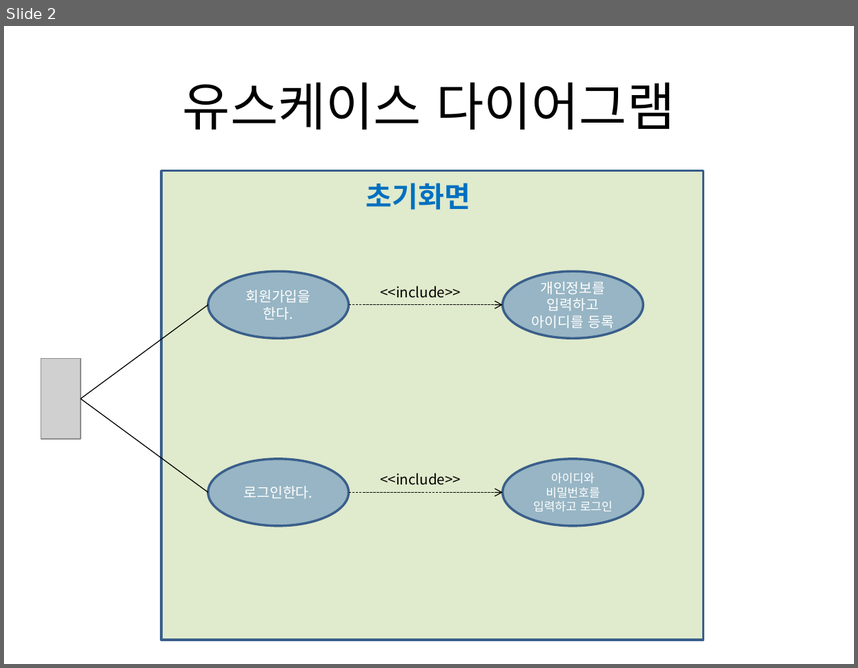
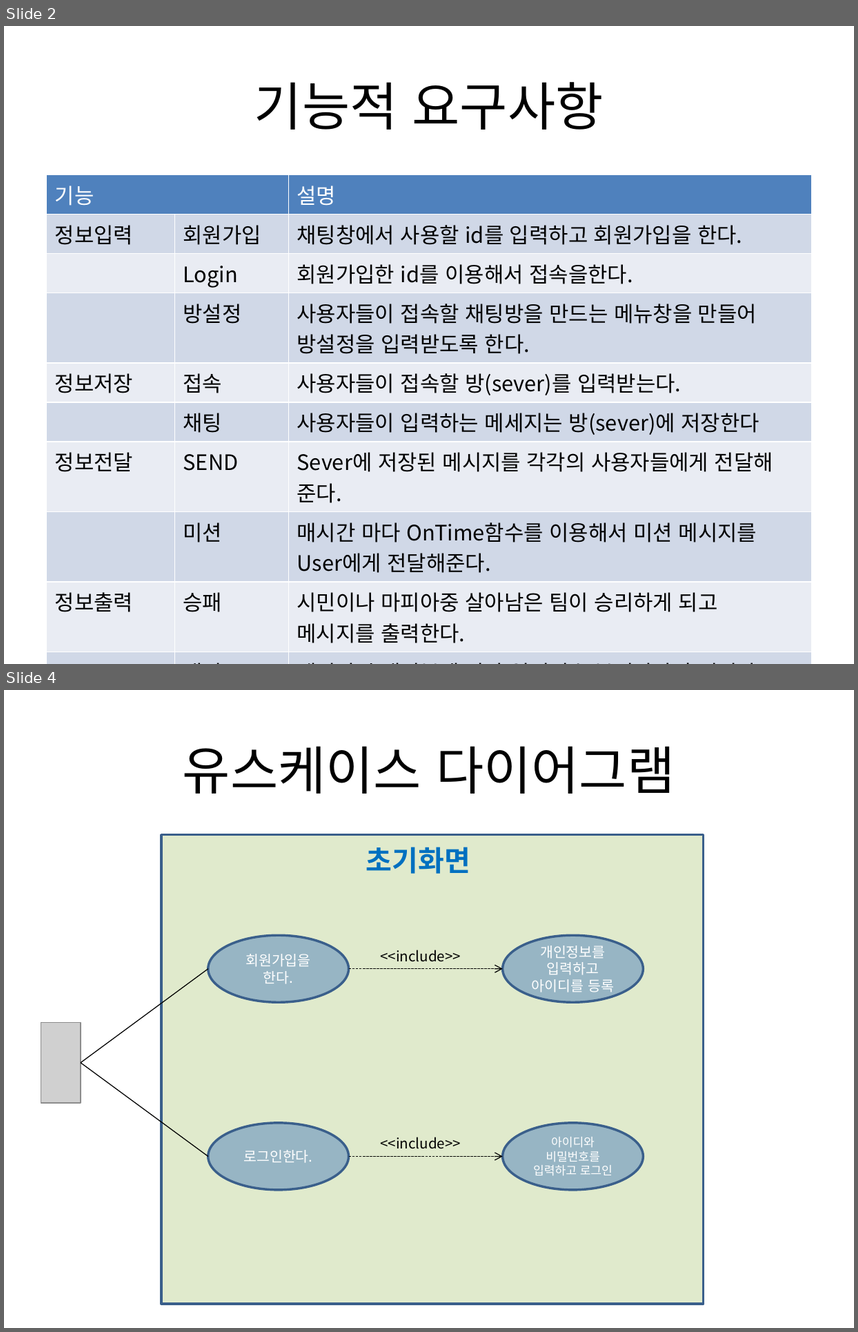
Before and after one commit to ofkdw/DreamWare, a slide deck: Document/요구사항명세서.pptx. Shown one above the other, each under a label of ours: slide 2 before the commit, slides 2 and 4 after it; the slides between them are not shown. The pictures are 858x668 and 858x1332 pixels, drawn with LibreOffice and Linux fonts; fonts in the diff are those of the drawing; grey boxes stand for pictures. Boxes give left, top, right and bottom in pixels: in the first picture for what was removed or moved away, otherwise in the second. Text is boxed around its words. In the diff, an @@ line names an element or a change of style, - is before the commit and + after.

```diff
--- a/Document/요구사항명세서.pptx
+++ b/Document/요구사항명세서.pptx
@@ slide 2 added at [4, 26, 854, 664], background #FFFFFF @@
@@ title added at [254, 82, 604, 129], 44 pt, text #000000 @@
+기능적 요구사항
@@ table added at [47, 175, 811, 646], 10 rows, 3 columns @@
+기능 |  | 설명
+정보입력 | 회원가입 | 채팅창에서 사용할 id를 입력하고 회원가입을 한다.
+ | Login | 회원가입한 id를 이용해서 접속을한다.
+ | 방설정 | 사용자들이 접속할 채팅방을 만드는 메뉴창을 만들어 / 방설정을 입력받도록 한다.
+정보저장 | 접속 | 사용자들이 접속할 방(sever)를 입력받는다.
+ | 채팅 | 사용자들이 입력하는 메세지는 방(sever)에 저장한다
+정보전달 | SEND | Sever에 저장된 메시지를 각각의 사용자들에게 전달해 준다.
+ | 미션 | 매시간 마다 OnTime함수를 이용해서 미션 메시지를 User에게 전달해준다.
+정보출력 | 승패 | 시민이나 마피아중 살아남은 팀이 승리하게 되고 / 메시지를 출력한다.
+ | 랭킹 | 게임당 승패여부에 따라 일정점수 부여받아 출력된다.
@@ what was slide 2 is now slide 4 @@
```
Also in this commit, not shown: 2 other slides added, 1 slide removed.
